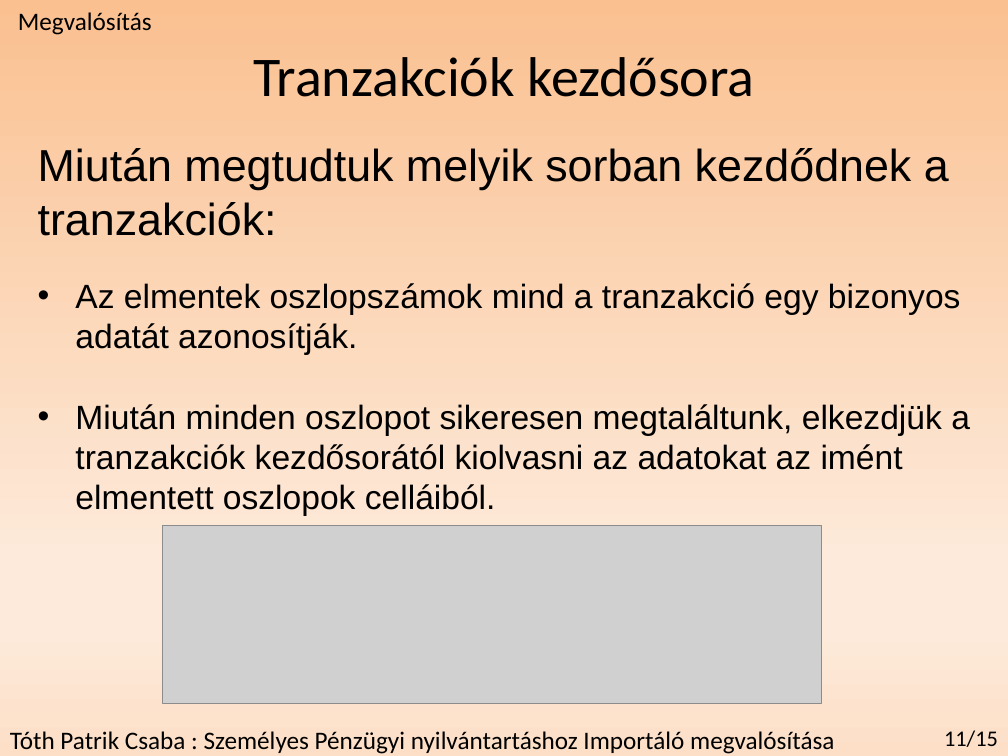
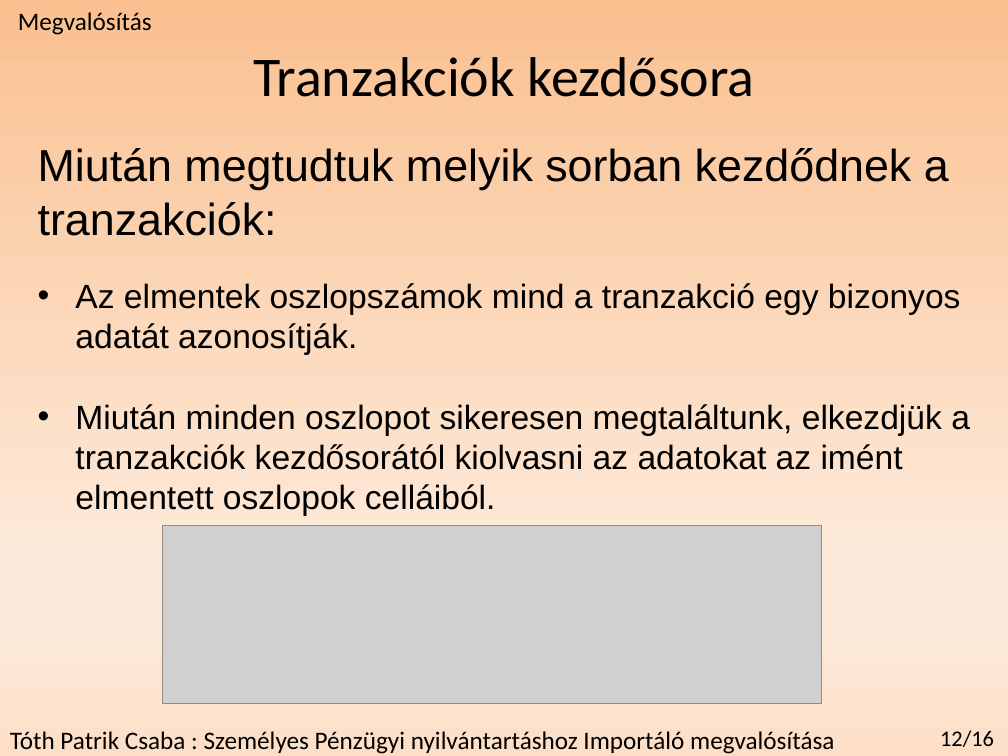
Before and after one commit to redizaar/MoneyManager, a slide deck: slide 13 of féléveselőadás_szakdoga.pptx. Drawn at 1008x756 pixels with LibreOffice and Linux fonts; fonts in the diff are those of the drawing; grey boxes stand for pictures. Boxes give left, top, right and bottom in pixels: in the first picture for what was removed or moved away, otherwise in the second. Text is boxed around its words. In the diff, an @@ line names an element or a change of style, - is before the commit and + after.

```diff
--- a/féléveselőadás_szakdoga.pptx
+++ b/féléveselőadás_szakdoga.pptx
@@ text added at (x1=940, y1=730, x2=994, y2=747), 16 pt, text #000000 @@
+12/16
@@ text removed at (x1=944, y1=730, x2=998, y2=747) @@
-11/15
```
Also in this commit, not shown: 15 other slides changed.
